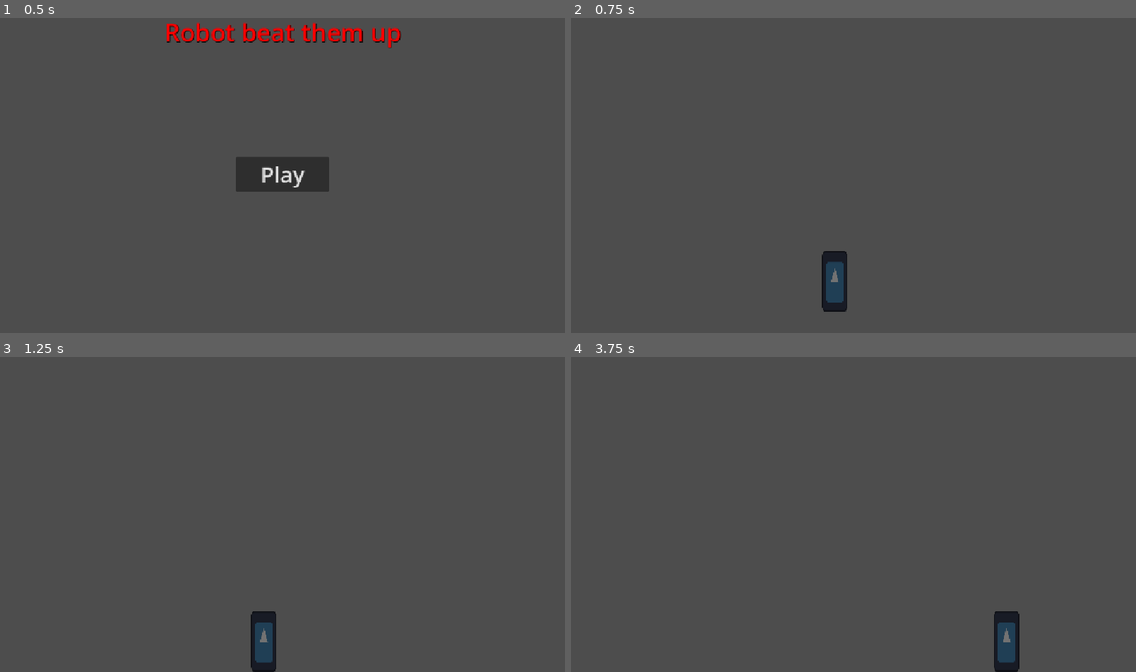
Above: before the commit, frames 1-4 (two rows, left to right).
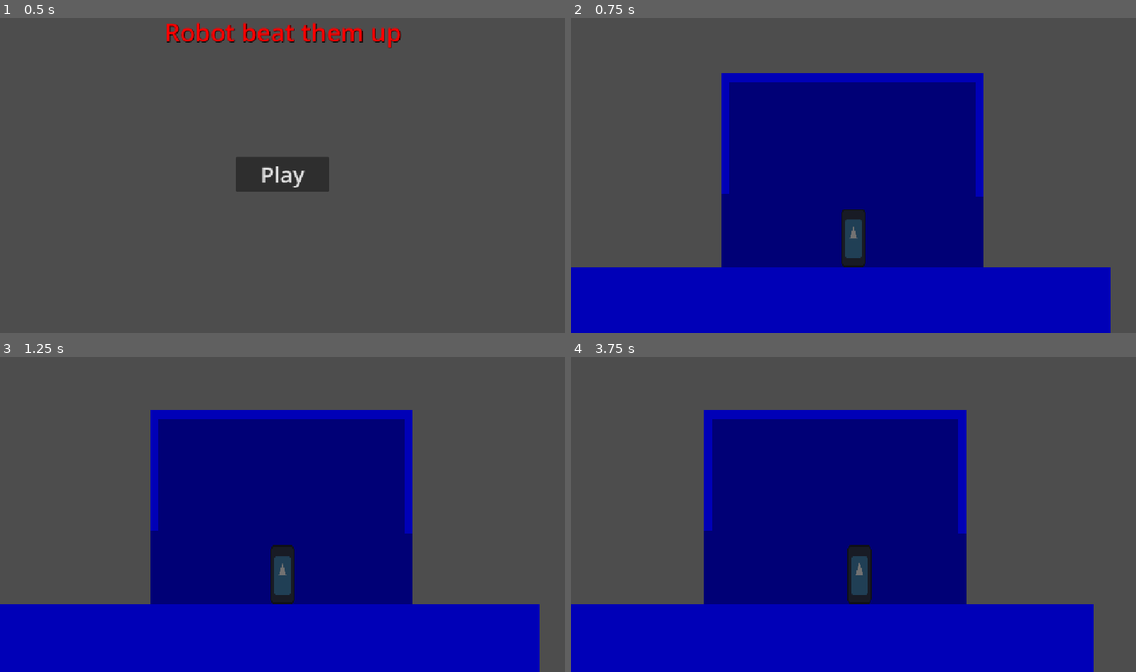
Above: after the commit, the same moments.

Repository: Triopking/Beat-Them-Up
Game: Godot game, scene res://Scenes/menu.tscn
The game is run twice, just before and just after one commit, with the same random seed, the same clock (stepped at 60 frames per second) and the same inputs. The engine's default icon, where the game draws it, is replaced by a stand-in: a white triangle on a blue panel in a dark square.
Inputs:
- Up to frame 1 (0.5 s): no input
- Up to frame 2 (0.75 s): click "Play" at 0.5 s
- Up to frame 3 (1.25 s): no input
- Up to frame 4 (3.75 s): hold Shift (Sprint) 1.28-2.03 s; hold D (Right) 1.28-2.78 s; tap W (Jump) at 1.52, 2.27 s; tap Shift (Sprint) at 2.1, 3.6 s; hold Left (Left) 2.78-3.53 s; hold Shift (Sprint) 2.78-3.53 s; hold D (Right) from 3.53 s (still down)

Frame 1 is identical in both runs. In frame 2, 48% of the frame differs, in the area x 0-96%, y 17-100%; in frame 3, 49%, in the area x 0-96%, y 16-100%; in frame 4, 49%.

Commit message:
My house in the middle of my house

Diff:
--- a/mechanic-gaunlet/Scenes/player.tscn
+++ b/mechanic-gaunlet/Scenes/player.tscn
@@ -6,6 +6,10 @@
 [sub_resource type="CapsuleShape2D" id="CapsuleShape2D_8ie3n"]
 radius = 26.0
 height = 124.0
+
+[sub_resource type="CapsuleShape2D" id="CapsuleShape2D_flbuq"]
+radius = 35.0
+height = 128.0
 
 [node name="Player" type="CharacterBody2D" unique_id=1843922582]
 script = ExtResource("1_cvnsp")
@@ -18,3 +22,10 @@
 
 [node name="CollisionShape2D" type="CollisionShape2D" parent="." unique_id=569315751]
 shape = SubResource("CapsuleShape2D_8ie3n")
+
+[node name="Hitzone" type="Area2D" parent="." unique_id=1426823585]
+
+[node name="CollisionShape2D" type="CollisionShape2D" parent="Hitzone" unique_id=1241000008]
+position = Vector2(0, -3)
+shape = SubResource("CapsuleShape2D_flbuq")
+debug_color = Color(0.916129, 8.018583e-05, 0.71216357, 0.41960785)
--- a/mechanic-gaunlet/Scenes/test_level.tscn
+++ b/mechanic-gaunlet/Scenes/test_level.tscn
@@ -2,15 +2,71 @@
 
 [ext_resource type="PackedScene" uid="uid://c5lu3brcca44q" path="res://Scenes/player.tscn" id="1_iti4p"]
 
+[sub_resource type="Gradient" id="Gradient_iti4p"]
+offsets = PackedFloat32Array(1)
+colors = PackedColorArray(9.62615e-07, 0, 0.46583444, 1)
+
+[sub_resource type="GradientTexture2D" id="GradientTexture2D_flbuq"]
+gradient = SubResource("Gradient_iti4p")
+
 [sub_resource type="WorldBoundaryShape2D" id="WorldBoundaryShape2D_8ie3n"]
+
+[sub_resource type="Gradient" id="Gradient_dtjkg"]
+offsets = PackedFloat32Array(1)
+colors = PackedColorArray(2.2140146e-06, 0, 0.7180695, 1)
+
+[sub_resource type="GradientTexture2D" id="GradientTexture2D_8ie3n"]
+gradient = SubResource("Gradient_dtjkg")
 
 [node name="TestLevel" type="Node2D" unique_id=1711353256]
 
+[node name="Sprite2D" type="Sprite2D" parent="." unique_id=2146768323]
+position = Vector2(600, 447.5)
+scale = Vector2(8.749999, 6.6718736)
+texture = SubResource("GradientTexture2D_flbuq")
+
 [node name="Player" parent="." unique_id=1843922582 instance=ExtResource("1_iti4p")]
-position = Vector2(538, 525)
+position = Vector2(603, 578)
+
+[node name="Camera2D" type="Camera2D" parent="Player" unique_id=676359925]
+position = Vector2(0, -132)
+zoom = Vector2(0.955, 0.955)
+position_smoothing_enabled = true
 
 [node name="StaticBody2D" type="StaticBody2D" parent="." unique_id=734880586]
+metadata/_edit_lock_ = true
 
 [node name="CollisionShape2D" type="CollisionShape2D" parent="StaticBody2D" unique_id=2050622443]
 position = Vector2(536, 648)
 shape = SubResource("WorldBoundaryShape2D_8ie3n")
+
+[node name="House" type="Node2D" parent="." unique_id=1303001255]
+position = Vector2(-272, 1)
+
+[node name="Sprite2D" type="Sprite2D" parent="House" unique_id=1304386174]
+position = Vector2(842.5, 754.5)
+scale = Vector2(18.140625, 3.390625)
+texture = SubResource("GradientTexture2D_8ie3n")
+
+[node name="Sprite2D2" type="Sprite2D" parent="House" unique_id=904580653]
+position = Vector2(1143.5, 365)
+scale = Vector2(0.26562437, 4.125)
+texture = SubResource("GradientTexture2D_8ie3n")
+
+[node name="Sprite2D3" type="Sprite2D" parent="House" unique_id=235461835]
+position = Vector2(601.0002, 362)
+scale = Vector2(0.26562437, 4.03125)
+texture = SubResource("GradientTexture2D_8ie3n")
+
+[node name="Sprite2D4" type="Sprite2D" parent="House" unique_id=1514568709]
+position = Vector2(871.7501, 242.5)
+scale = Vector2(8.726559, 0.29687515)
+texture = SubResource("GradientTexture2D_8ie3n")
+
+[node name="StaticBody2D" type="StaticBody2D" parent="House" unique_id=1630537987]
+position = Vector2(6.1035156e-05, 0)
+scale = Vector2(0.99999994, 0.99999994)
+
+[node name="CollisionShape2D" type="CollisionPolygon2D" parent="House/StaticBody2D" unique_id=949315076]
+position = Vector2(1143.5, 365.5)
+polygon = PackedVector2Array(-552.49994, -133.49997, 9.500061, -133.49997, 8.500061, 131.50003, -9.499939, 131.50003, -10.5, -111.5, -533.5, -112.5, -532.5, 125.5, -551.5, 125.5)
--- /dev/null
+++ b/mechanic-gaunlet/Scripts/Global.gd
@@ -0,0 +1,11 @@
+extends Node
+
+
+# Called when the node enters the scene tree for the first time.
+func _ready() -> void:
+	pass # Replace with function body.
+
+
+# Called every frame. 'delta' is the elapsed time since the previous frame.
+func _process(delta: float) -> void:
+	pass
--- a/mechanic-gaunlet/project.godot
+++ b/mechanic-gaunlet/project.godot
@@ -15,8 +15,13 @@
 config/features=PackedStringArray("4.7", "Forward Plus")
 config/icon="res://icon.svg"
 
+[autoload]
+
+Global="*uid://h5m0lfu1to6c"
+
 [display]
 
+window/size/mode=3
 window/stretch/mode="canvas_items"
 window/stretch/aspect="expand"
 
Not shown, added: mechanic-gaunlet/Scripts/Global.gd.uid
